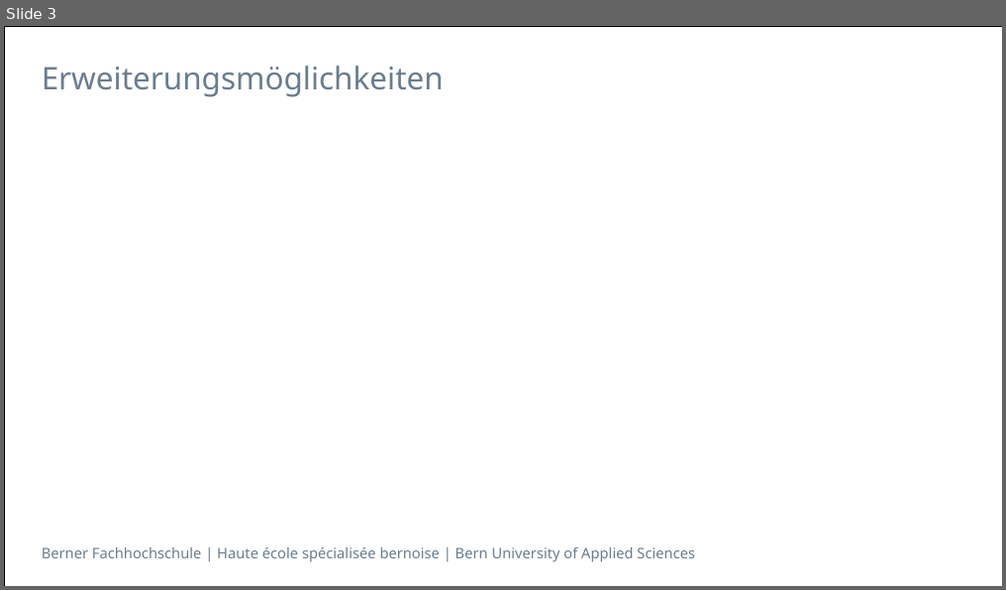
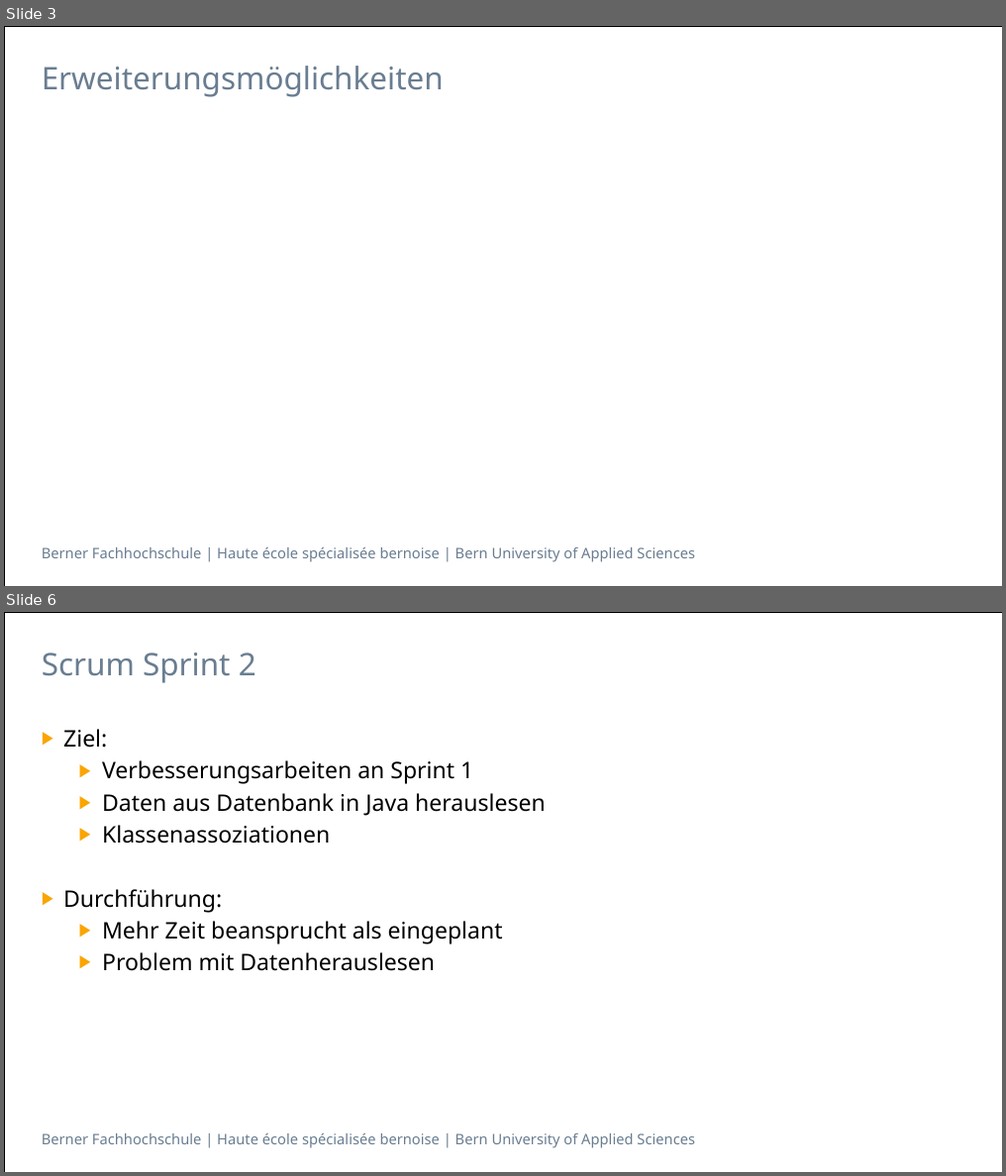
Before and after one commit to sevib1/ch.bfh.btx8081.w2016.blue, a slide deck: doc/CS1/Task14/Final_Presentation_CS1_Task_14_Blau.pptx. Shown one above the other, each under a label of ours: slide 3 before the commit, slides 3 and 6 after it; the slides between them are not shown. The pictures are 1006x590 and 1006x1176 pixels, drawn with LibreOffice and Linux fonts; fonts in the diff are those of the drawing. Boxes give left, top, right and bottom in pixels: in the first picture for what was removed or moved away, otherwise in the second. Text is boxed around its words. In the diff, an @@ line names an element or a change of style, - is before the commit and + after.

```diff
--- a/doc/CS1/Task14/Final_Presentation_CS1_Task_14_Blau.pptx
+++ b/doc/CS1/Task14/Final_Presentation_CS1_Task_14_Blau.pptx
@@ slide 6 added at (4, 612, 1002, 1172), background #FFFFFF; not listed: 2 template elements that a slide beside it also shows @@
@@ title added at (42, 653, 256, 683), 30 pt, text #697D91 @@
+Scrum Sprint 2
@@ text added at (63, 729, 546, 971), 22 pt, text #000000 @@
+▶ Ziel:
+  ▶ Verbesserungsarbeiten an Sprint 1
+  ▶ Daten aus Datenbank in Java herauslesen
+  ▶ Klassenassoziationen
+▶ Durchführung:
+  ▶ Mehr Zeit beansprucht als eingeplant
+  ▶ Problem mit Datenherauslesen
```
Also in this commit, not shown: 4 other slides added.
